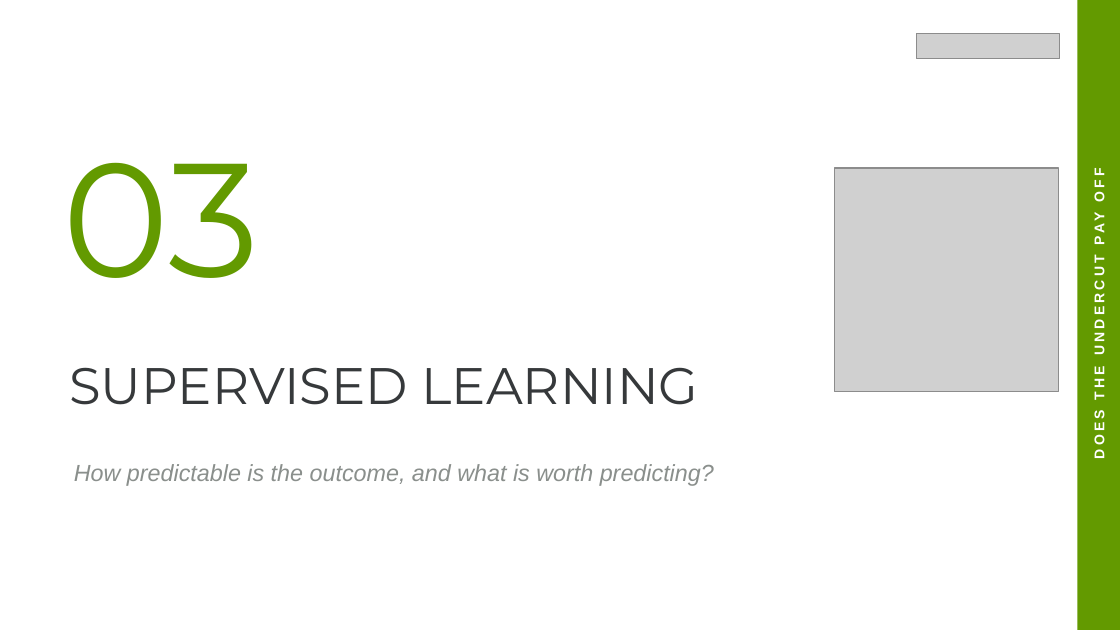
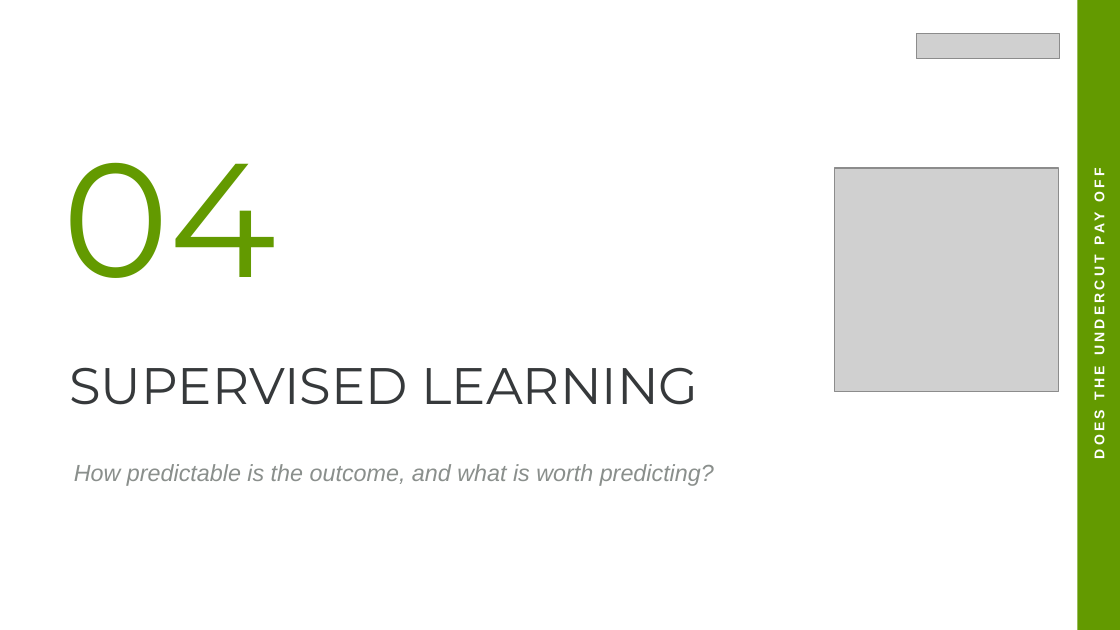
Before and after one commit to Munish0303/dai-mission-group-K, a slide deck: slide 19 of presentation.pptx (slide 11 before the commit). Drawn at 1120x630 pixels with LibreOffice and Linux fonts; fonts in the diff are those of the drawing; grey boxes stand for pictures. Boxes give left, top, right and bottom in pixels: in the first picture for what was removed or moved away, otherwise in the second. Text is boxed around its words. In the diff, an @@ line names an element or a change of style, - is before the commit and + after.

```diff
--- a/presentation.pptx
+++ b/presentation.pptx
@@ text at <box>63,162,277,278</box>: text changed @@
-03
+04
```
Also in this commit, not shown: 18 other slides changed, 12 slides added.
